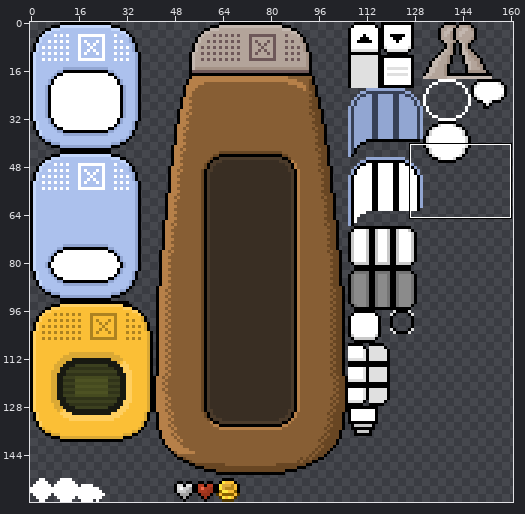
A sprite sheet gets an edit: app/client/src/assets/ui/ui.png. The picture above shows the old version from afar; the outline marks the close-up.
Close-up. As it was:
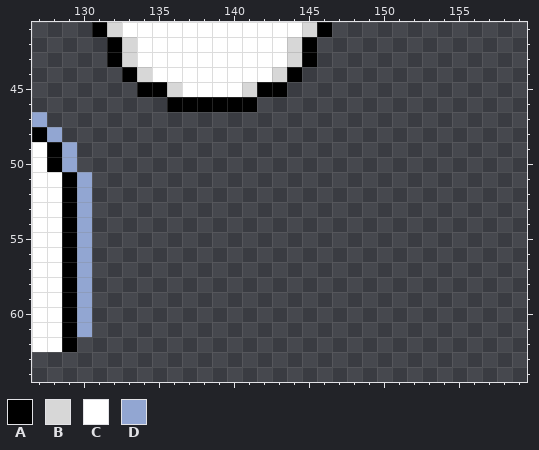
The file is 160x160 pixels. Colours within 5 levels of each other are drawn and written as one. Shown: x 127..159, y 41..64. The old version is drawn lined up with the new one, on the new canvas.
Palette (. is transparent): A #000000  B #d7d7d7  C #ffffff  D #92a6d2
Pixels before, first column x 127:
41 ....ABCCCCCCCCCCCCBA
42 .....ABCCCCCCCCCCBA.
43 .....ABCCCCCCCCCCBA.
44 ......ABCCCCCCCCBA..
45 .......AABCCCCBAA...
46 .........AAAAAA.....
47 D...................
48 AD..................
49 CAD.................
50 CAD.................
51 CCAD................
52 CCAD................
53 CCAD................
54 CCAD................
55 CCAD................
56 CCAD................
57 CCAD................
58 CCAD................
59 CCAD................
60 CCAD................
61 CCAD................
62 CCA.................
The result:
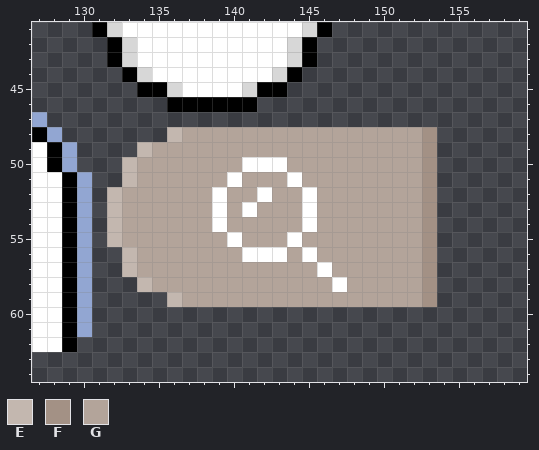
Colours new in this view: E #c3b7af  F #a39185  G #b3a49a
What changed:
{"change": "canvas 160x160 -> 161x160"}
{"y":48,"x":136,"old":"..................","new":"EGGGGGGGGGGGGGGGGF"}
{"y":49,"x":134,"old":"....................","new":"EGGGGGGGGGGGGGGGGGGF"}
{"y":50,"x":133,"old":".....................","new":"EGGGGGGGCCCGGGGGGGGGF"}
{"y":51,"x":133,"old":".....................","new":"EGGGGGGCGGGCGGGGGGGGF"}
{"y":52,"x":132,"old":"......................","new":"EGGGGGGCGGCGGCGGGGGGGF"}
{"y":53,"x":132,"old":"......................","new":"EGGGGGGCGCGGGCGGGGGGGF"}
{"y":54,"x":132,"old":"......................","new":"EGGGGGGCGGGGGCGGGGGGGF"}
{"y":55,"x":132,"old":"......................","new":"EGGGGGGGCGGGCGGGGGGGGF"}
{"y":56,"x":133,"old":".....................","new":"EGGGGGGGCCCGCGGGGGGGF"}
{"y":57,"x":133,"old":".....................","new":"EGGGGGGGGGGGGCGGGGGGF"}
{"y":58,"x":134,"old":"....................","new":"EGGGGGGGGGGGGCGGGGGF"}
{"y":59,"x":136,"old":"..................","new":"EGGGGGGGGGGGGGGGGF"}
{"label":"added","picture_box":[107,127,437,307]}
